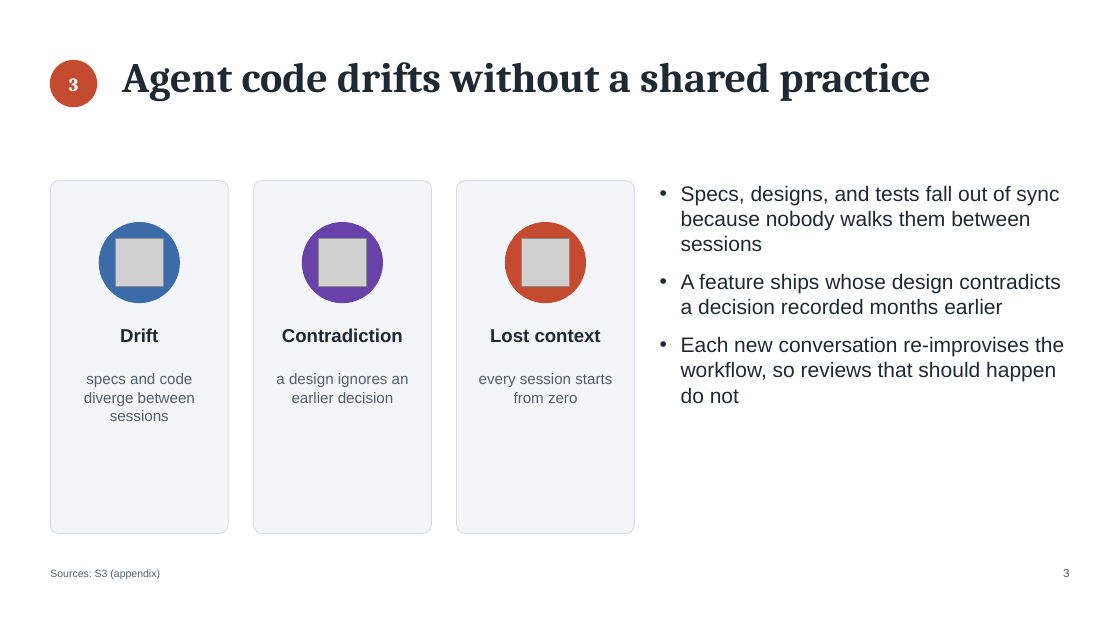
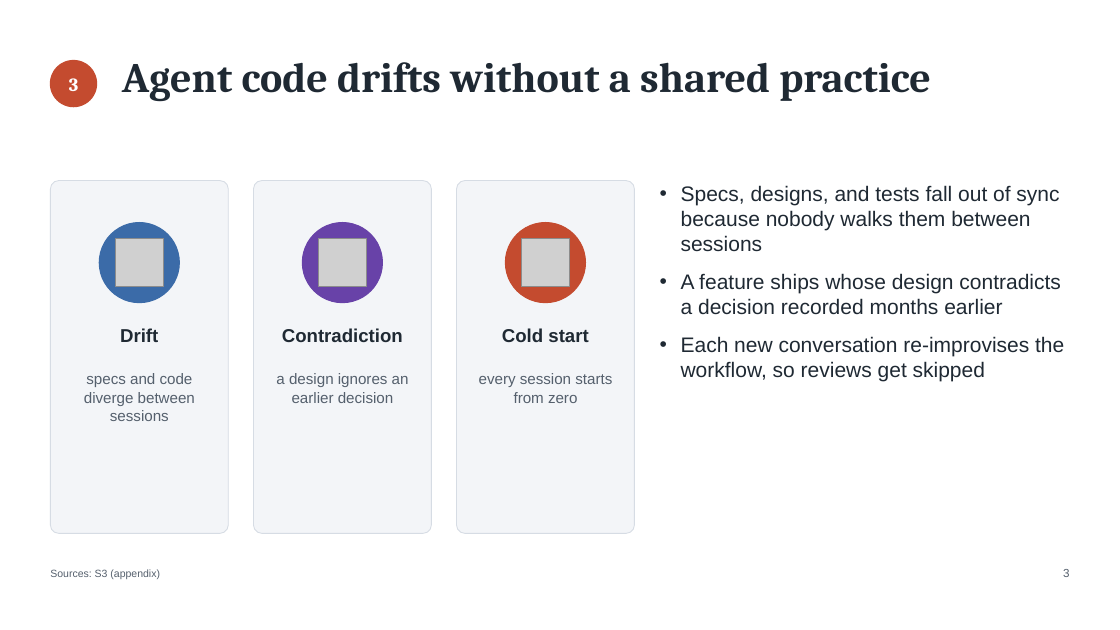
Before and after one commit to DocumentDrivenDX/helix, a slide deck: slide 3 of docs/helix/06-iterate/deliverables/assets/DEL-001-helix-evaluation-deck.pptx. Drawn at 1120x630 pixels with LibreOffice and Linux fonts; fonts in the diff are those of the drawing; grey boxes stand for pictures. Boxes give left, top, right and bottom in pixels: in the first picture for what was removed or moved away, otherwise in the second. Text is boxed around its words. In the diff, an @@ line names an element or a change of style, - is before the commit and + after.

```diff
--- a/docs/helix/06-iterate/deliverables/assets/DEL-001-helix-evaluation-deck.pptx
+++ b/docs/helix/06-iterate/deliverables/assets/DEL-001-helix-evaluation-deck.pptx
@@ text at (502,328,588,342): text changed @@
-Lost context
+Cold start
@@ text at (681,336,1064,382): text changed @@
-• Each new conversation re-improvises the workflow, so reviews that should happen do not
+• Each new conversation re-improvises the workflow, so reviews get skipped
```
Also in this commit, not shown: 11 other files.
